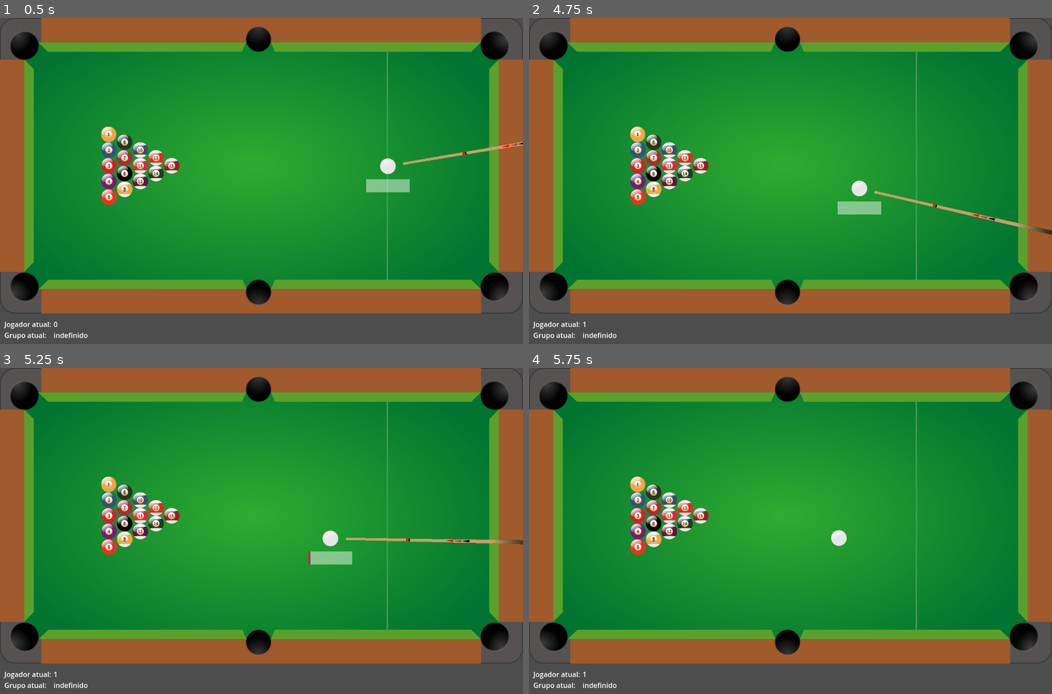
Above: before the commit, frames 1-4 (two rows, left to right).
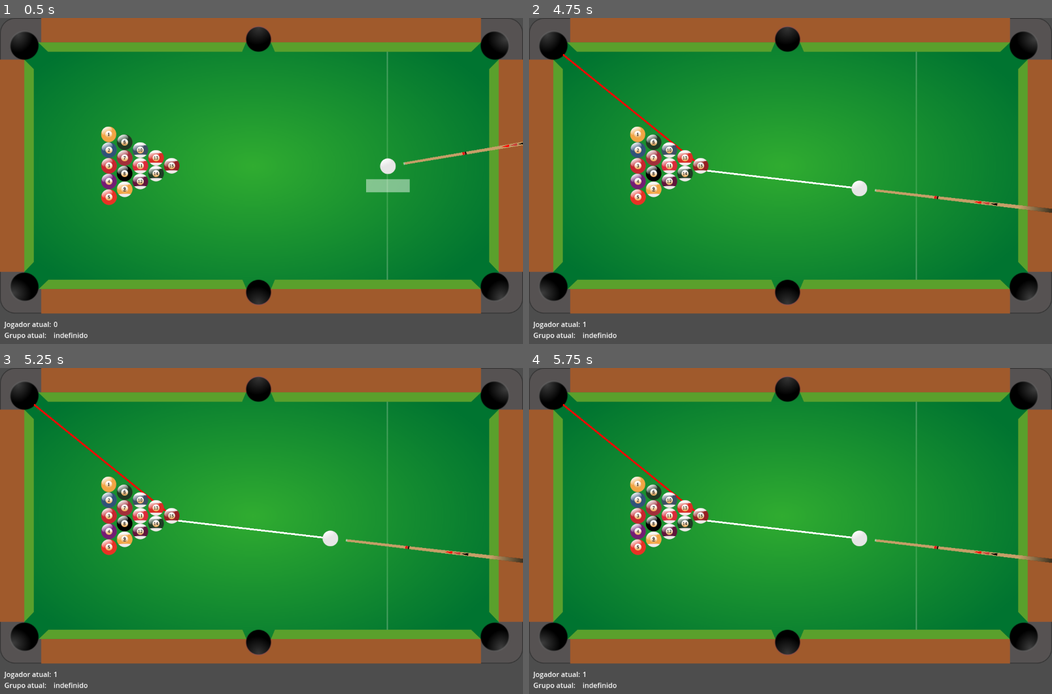
Above: after the commit, the same moments.

Repository: MathiasRLuz/Sinuca--8-Ball-Pool-
Game: Godot game, scene res://scenes/main.tscn
Two runs of this game, one before a commit and one after it. Both use one fixed random seed, a clock stepped at 60 frames per second and the inputs below.
Inputs (mouse positions are in pixels of both pictures, inside the frame that each line leads up to):
- Up to frame 1 (0.5 s): no input
- Up to frame 2 (4.75 s): tap Enter at 0.5, 4.25 s; move the mouse to (905, 171) at 0.52 s; click (905, 171) at 0.67 s; move the mouse to (685, 203) at 1.27 s; click (685, 203) at 1.42 s; move the mouse to (842, 112) at 2.02 s; click (842, 112) at 2.17 s; tap Space at 2.75 s; move the mouse to (764, 255) at 2.77 s; click (764, 255) at 2.92 s; move the mouse to (947, 239) at 3.52 s; click (947, 239) at 3.67 s; move the mouse to (633, 135) at 4.27 s; click (633, 135) at 4.42 s
- Up to frame 3 (5.25 s): tap Space at 5 s; move the mouse to (287, 537) at 5.02 s; click (287, 537) at 5.17 s
- Up to frame 4 (5.75 s): no input

Frame 1 is identical in both runs. In frame 2, 1.5% of the frame differs, in the area x 6-100%, y 11-67%; in frame 3, 1.5%; in frame 4, 1.0%.

Commit message:
AI bug fixing

Diff:
--- a/scenes/PowerBar.gd
+++ b/scenes/PowerBar.gd
@@ -1,11 +1,14 @@
 extends ProgressBar
 
-
+var max_power = 0
 # Called when the node enters the scene tree for the first time.
 func _ready():
-	pass # Replace with function body.
-
+	max_power = get_parent().MAX_POWER
 
 # Called every frame. 'delta' is the elapsed time since the previous frame.
 func _process(_delta):
-	value = $"../Taco".power * (100 / get_parent().MAX_POWER)
+	var power = $"../Taco".power
+	if power > max_power:
+		power = max_power
+
+	value = power * 100/max_power
--- a/scenes/main.gd
+++ b/scenes/main.gd
@@ -1,16 +1,18 @@
 extends Node
 
 @export var ball_scene : PackedScene
+@onready var shapecast = $ShapeCast2D
 
 var ball_images := []
 var cue_ball
 const START_POS := Vector2(890,340)
-const MAX_POWER := 30
+const MAX_POWER := 40
 const MOVE_THRESHOLD := 5.0
 var taking_shot : bool
 var cue_ball_potted : bool
 var potted := []
-
+var all_potted := []
+var ball_radius = 18.0
 var mesa_aberta : bool = true
 var jogador_atual : int = 0 # 0 jogador, 1 bot
 var grupo_jogador : int = 0 # 0 indefinido, 1 menores, 2 maiores
@@ -20,11 +22,16 @@
 var primeira_bola_batida: int = 0
 var moveram: bool = false
 var derrubou_a_8_por_ultimo: bool = false
+var buracos := []
 
 # Called when the node enters the scene tree for the first time.
 func _ready():
+	hide_cue()
+	all_potted = []
 	randomize()  # Garante que a semente do gerador de números aleatórios seja diferente a cada execução
 	jogador_atual = randi() % 2  # Retorna 0 ou 1 aleatoriamente
+	for hole in $Mesa/buracos.get_children():
+		buracos.append(hole)
 	load_images()
 	new_game()
 	$Mesa/buracos.body_entered.connect(potted_ball)
@@ -51,6 +58,7 @@
 
 func remove_bola(bola):
 	print("Remover bola " + str(bola))
+	all_potted.append(bola)
 	if bola>8:
 		grupo_maior.erase(bola)
 		print(grupo_maior)
@@ -90,7 +98,6 @@
 		$"Fim de jogo".text = "Jogador 1 venceu"
 	set_process(false)
 
-
 func load_images():
 	for i in range(1,17,1):
 		var filename = str("res://assets/ball_",i,".png")
@@ -100,7 +107,6 @@
 func new_game():
 	generate_balls()
 	reset_cue_ball()
-	show_cue()
 
 func generate_balls():
 	var count : int = 0
@@ -120,6 +126,7 @@
 
 func remove_cue_ball():
 	var old_b = cue_ball
+	shapecast.reparent($".")
 	remove_child(old_b)
 	old_b.queue_free()
 
@@ -131,10 +138,136 @@
 	taking_shot = false
 	cue_ball.get_node("Area2D").connect("body_entered", Callable(self, "_on_CueBall_area_entered"))
 	cue_ball.continuous_cd = true  # Ativa o CCD
+	shapecast.reparent(cue_ball)
 
 func _on_CueBall_area_entered(body):
-	if body.is_in_group("bolas") && primeira_bola_batida == 0 && body.name != "Bola":
+	if body.is_in_group("bolas") && primeira_bola_batida == 0 && body.name != "Bola" && grupo_jogador != 0:
 		primeira_bola_batida = body.name.to_int()
+
+func get_better_ball():
+	var permitted_balls := []
+	var ball_nearest_to_hole = null
+	var ball_nearest_to_hole_distance = INF
+	var clear_shot_balls := []
+	var best_collision_point = null
+	var smallest_angle = INF
+	for b in get_tree().get_nodes_in_group("bolas"):
+		if b.name != "Bola":
+			if is_ball_permitted(b.name.to_int()):
+				var ball = [b.name.to_int(), b.position]
+				permitted_balls.append(ball)
+	for b in permitted_balls:
+		for hole in buracos:
+			var hole_position = hole.to_global(hole.get_child(0).position)
+			var pocket_direction = (hole_position - b[1]).normalized()
+			var contact_point = b[1] - pocket_direction * ball_radius
+			var white_to_ball = (b[1] - cue_ball.position).normalized()
+			var ball_to_pocket = (hole_position - contact_point).normalized()
+			# Calcule o ângulo entre os dois vetores
+			var angle_radians = ball_to_pocket.angle_to(white_to_ball)
+			# Converta para graus, se necessário
+			var angle_degrees = rad_to_deg(angle_radians)
+			#print("Ball: ", b[0], " Hole: ", hole.name, " Angle: ", angle_degrees)
+			if check_clear_shot(b[0],contact_point): #&& abs(angle_degrees) > 90:
+				clear_shot_balls.append(b)
+				if abs(angle_degrees) < smallest_angle:
+					$Line2D2.clear_points()
+					$Line2D2.add_point(contact_point)
+					$Line2D2.add_point(hole_position)
+					$Line2D2.visible = true
+					best_collision_point = contact_point
+					ball_nearest_to_hole = b
+					smallest_angle = abs(angle_degrees)
+	return ([ball_nearest_to_hole,clear_shot_balls,best_collision_point])
+
+func check_clear_shot(ball_number, contact_point: Vector2):
+	# Defina a posição de origem do shapecast2D
+	shapecast.position = Vector2.ZERO
+	# Calcule o vetor de direção e distância para o shapecast2d
+	shapecast.target_position = shapecast.to_local(contact_point)
+	# Habilite o RayCast2D para começar a detectar colisões
+	shapecast.enabled = true
+	shapecast.force_shapecast_update()
+	# Verifique se há uma colisão
+	if shapecast.is_colliding():
+		# Obtenha o objeto colidido
+		var collider = shapecast.get_collider(0)
+		# qual será a primeira colisão
+		#print(shapecast.position,shapecast.target_position,collider.name)
+		shapecast.enabled = false
+		if collider.name == str(ball_number):
+			return true
+	else:
+		shapecast.enabled = false
+		return false
+
+func get_nearest_hole(ball_position):
+	var nearest_distance = INF
+	var nearest_hole = null
+	for hole in buracos:
+		var distance = ball_position.distance_to(hole.position)
+		if distance < nearest_distance:
+			nearest_distance = distance
+			nearest_hole = hole
+	return [nearest_hole,nearest_distance]
+
+func is_ball_permitted(ball):
+	if all_potted.has(ball):
+		return false
+	if grupo_jogador == 0: #todas permitidas, menos 8
+		if ball != 8:
+			return true
+	else:
+		if jogador_atual == 0:
+			if grupo_jogador == 1: # jogador com as menores
+				if grupo_menor.size() > 0:
+					if ball < 8:
+						return true
+				else:
+					if ball == 8:
+						return true
+			if grupo_jogador == 2: # jogador com as maiores
+				if grupo_maior.size() > 0:
+					if ball > 8:
+						return true
+				else:
+					if ball == 8:
+						return true
+		else:
+			if grupo_jogador == 2: # jogador com as maiores, bot com as menores
+				if grupo_menor.size() > 0:
+					if ball < 8:
+						return true
+				else:
+					if ball == 8:
+						return true
+			if grupo_jogador == 1: # jogador com as menores, bot com as maiores
+				if grupo_maior.size() > 0:
+					if ball > 8:
+						return true
+				else:
+					if ball == 8:
+						return true
+
+func vez_bot():
+	var better_ball = get_better_ball() # [ball_nearest_to_hole,clear_shot_balls,best_collision_point]
+	print("Betterball: ",better_ball)
+	if better_ball[2] != null:
+		$Taco.position = cue_ball.position
+		$Taco.show()
+		var dir = better_ball[2] - cue_ball.position
+		$Taco.look_at(better_ball[2])
+		$Line2D.clear_points()
+		$Line2D.add_point(cue_ball.position)
+		$Line2D.add_point(better_ball[2])
+		$Line2D.visible = true
+		await get_tree().create_timer(5).timeout
+		var power = MAX_POWER * dir.normalized() * $Taco.power_multiplier
+		cue_ball.apply_central_impulse(power)
+		$Line2D.visible = false
+		$Line2D2.visible = false
+	else:
+		show_cue()
 
 func show_cue():
 	$Taco.position = cue_ball.position
@@ -144,6 +277,12 @@
 	$PowerBar.position.y = cue_ball.position.y + $PowerBar.size.y
 	$Taco.set_process(true)
 
+func inicia_vez():
+	if jogador_atual == 1:
+		vez_bot()
+	else:
+		show_cue()
+
 func hide_cue():
 	$Taco.set_process(false)
 	$Taco.hide()
@@ -155,7 +294,7 @@
 
 	potted = []
 	taking_shot = true
-	show_cue()
+	inicia_vez()
 	primeira_bola_batida = 0
 	foi_falta = false
 
@@ -176,16 +315,18 @@
 		if cue_ball_potted:
 			if derrubou_a_8_por_ultimo: # a branca caiu depois de ter derrubado a 8
 				fim_de_partida(1-jogador_atual)
+				return
 			if grupo_jogador != 0: foi_falta = true
 			reset_cue_ball()
 			cue_ball_potted = false
 		else:
 			if derrubou_a_8_por_ultimo:
 				fim_de_partida(jogador_atual)
+				return
 
 		if moveram: # bolas pararam após a tacada
-			if bateu_primeiro_em_bola_proibida(primeira_bola_batida):
-				if grupo_jogador != 0: foi_falta = true
+			if (primeira_bola_batida == 0 and grupo_jogador != 0) or (primeira_bola_batida != 0 && bateu_primeiro_em_bola_proibida(primeira_bola_batida)):
+				foi_falta = true
 
 		if not taking_shot:
 			if foi_falta:
@@ -235,24 +376,34 @@
 		if grupo_jogador == 1: # o grupo do jogador são as menores
 			if grupo_menor.size() > 0: # jogador perde, pois derrubou a 8 quando nem todas as bolas de seu grupo foram encaçapadas
 				fim_de_partida(1) # bot vence
+				return
 			else:
 				derrubou_a_8_por_ultimo = true
 		elif grupo_jogador == 2: # o grupo do jogador são as maiores
 			if grupo_maior.size() > 0: # jogador perde, pois derrubou a 8 quando nem todas as bolas de seu grupo foram encaçapadas
 				fim_de_partida(1) # bot vence
+				return
 			else:
 				derrubou_a_8_por_ultimo = true
+		else: # sem grupos definidos, jogador perde
+			fim_de_partida(1) # bot vence
+			return
 	else: # vez do bot
 		if grupo_jogador == 1: # o grupo do jogador são as menores, grupo do bot são as maiores
 			if grupo_maior.size() > 0: # bot perde, pois derrubou a 8 quando nem todas as bolas de seu grupo foram encaçapadas
 				fim_de_partida(0) # jogador vence
+				return
 			else:
 				derrubou_a_8_por_ultimo = true
 		elif grupo_jogador == 2: # o grupo do jogador são as maiores, grupo do bot são as menores
 			if grupo_menor.size() > 0: # bot perde, pois derrubou a 8 quando nem todas as bolas de seu grupo foram encaçapadas
 				fim_de_partida(0) # jogador vence
+				return
 			else:
 				derrubou_a_8_por_ultimo = true
+		else: # sem grupos definidos, bot perde
+			fim_de_partida(0) # jogador vence
+			return
 
 func potted_ball(body):
 	if body == cue_ball:
@@ -261,14 +412,11 @@
 	else:
 		print(body.name)
 		var bola = body.name.to_int()
-		if grupo_jogador == 0: # grupos indefinidos
-			if bola == 8:
-				return
-			else:
-				define_grupos(bola)
 		if bola == 8:
 			bola_8_derrubada()
-		elif bola>8: # grupo maiores
+		if grupo_jogador == 0: # grupos indefinidos
+			define_grupos(bola)
+		if bola>8: # grupo maiores
 			grupo_maior.erase(bola)
 			print(grupo_maior)
 		else: # grupo menores
@@ -277,6 +425,7 @@
 		if bola_adversaria(bola):
 			foi_falta = true
 		potted.append(body)
+		all_potted.append(bola)
 		var b_sprite = Sprite2D.new()
 		add_child(b_sprite)
 		b_sprite.texture = body.get_node("Sprite2D").texture
--- a/scenes/main.tscn
+++ b/scenes/main.tscn
@@ -11,6 +11,9 @@
 
 [sub_resource type="StyleBoxFlat" id="StyleBoxFlat_m1iqg"]
 bg_color = Color(0.909804, 0, 0.254902, 1)
+
+[sub_resource type="CircleShape2D" id="CircleShape2D_lmf8b"]
+radius = 18.0
 
 [node name="Main" type="Node"]
 script = ExtResource("1_osuje")
@@ -66,4 +69,25 @@
 offset_right = 118.0
 offset_bottom = 762.0
 
+[node name="RayCast2D" type="RayCast2D" parent="."]
+visible = false
+position = Vector2(891, 340)
+enabled = false
+exclude_parent = false
+target_position = Vector2(-800, 0)
+
+[node name="ShapeCast2D" type="ShapeCast2D" parent="."]
+position = Vector2(890, 340)
+enabled = false
+shape = SubResource("CircleShape2D_lmf8b")
+target_position = Vector2(-506, -16)
+
+[node name="Line2D" type="Line2D" parent="."]
+visible = false
+width = 4.0
+
+[node name="Line2D2" type="Line2D" parent="."]
+width = 4.0
+default_color = Color(1, 0, 0, 1)
+
 [connection signal="shoot" from="Taco" to="." method="_on_taco_shoot"]
--- a/scenes/mesa.tscn
+++ b/scenes/mesa.tscn
@@ -2,8 +2,8 @@
 
 [ext_resource type="Texture2D" uid="uid://e1drkbdgnvnf" path="res://assets/table.png" id="1_x37cw"]
 
-[sub_resource type="RectangleShape2D" id="RectangleShape2D_5d0fl"]
-size = Vector2(293, 289)
+[sub_resource type="CircleShape2D" id="CircleShape2D_r7gxe"]
+radius = 20.0
 
 [node name="Mesa" type="Sprite2D"]
 texture_filter = 1
@@ -14,11 +14,11 @@
 
 [node name="CollisionPolygon2D" type="CollisionPolygon2D" parent="paredes"]
 position = Vector2(157, 43)
-polygon = PackedVector2Array(-68, 12, -48, 34, 399, 34, 407, 12, 404, -264, -70, -264)
+polygon = PackedVector2Array(-68, 12, -48, 34, 399, 34, 407, 12, 404, -264, -70, -264, -382, -249, -379, 79, -138, 58, -141, -15, -68.2856, -27.4184)
 
 [node name="CollisionPolygon2D2" type="CollisionPolygon2D" parent="paredes"]
 position = Vector2(687, 43)
-polygon = PackedVector2Array(-65, 12, -57, 34, 396, 34, 415, 14, 414, -264, -70, -264)
+polygon = PackedVector2Array(-65, 12, -57, 34, 396, 34, 415, 14, 414, -264, -138, -268, -126, -25, -66, -22)
 
 [node name="CollisionPolygon2D3" type="CollisionPolygon2D" parent="paredes"]
 position = Vector2(36, 511)
@@ -28,43 +28,59 @@
 [node name="CollisionPolygon2D4" type="CollisionPolygon2D" parent="paredes"]
 position = Vector2(1157, 165)
 rotation = 1.56852
-polygon = PackedVector2Array(-70.0317, 13.8409, -49.0773, 33.8888, 395.922, 34.9019, 417.969, 13.952, 418.595, -261.047, -70, -264)
+polygon = PackedVector2Array(-70.0317, 13.8409, -49.0773, 33.8888, 395.922, 34.9019, 417.969, 13.952, 418.595, -261.047, -406.368, -277.926, -384.142, 62.1257, -140.129, 56.6812, -131.968, -14.3004, -79.9543, -20.182)
 
 [node name="CollisionPolygon2D5" type="CollisionPolygon2D" parent="paredes"]
 position = Vector2(1031, 636)
 rotation = -3.13777
-polygon = PackedVector2Array(-71.9459, 14.2749, -49.866, 35.1907, 398.131, 33.4792, 410.051, 12.4335, 414, -264, -80.0079, -263.696)
+polygon = PackedVector2Array(-71.9459, 14.2749, -49.866, 35.1907, 398.131, 33.4792, 410.051, 12.4335, 414, -264, -400.071, -279.473, -426.592, 107.632, -139.758, 63.5347, -146.041, -10.4418, -81.0758, -19.6902)
 
 [node name="CollisionPolygon2D6" type="CollisionPolygon2D" parent="paredes"]
 position = Vector2(480, 636)
 rotation = -3.13946
 scale = Vector2(0.942655, 0.911074)
-polygon = PackedVector2Array(-90.139, 15.5651, -80.5441, 38.5937, 391.526, 37.5538, 415, 14, 414, -264, -88.5933, -264.328)
+polygon = PackedVector2Array(-90.139, 15.5651, -80.5441, 38.5937, 391.526, 37.5538, 415, 14, 414.874, -20.9877, 484.77, -15.3386, 488.147, 79.0483, 763.977, 85.0253, 785.519, -271.745, -161.864, -299.29, -158.116, -24.8961, -89.1596, -23.9506)
 
 [node name="buracos" type="Area2D" parent="."]
 
-[node name="CollisionShape2D" type="CollisionShape2D" parent="buracos"]
-position = Vector2(-85, -79)
-shape = SubResource("RectangleShape2D_5d0fl")
+[node name="TL" type="CollisionShape2D" parent="buracos"]
+position = Vector2(49, 54)
+shape = SubResource("CircleShape2D_r7gxe")
 
-[node name="CollisionShape2D2" type="CollisionShape2D" parent="buracos"]
-position = Vector2(1280, -82)
-shape = SubResource("RectangleShape2D_5d0fl")
+[node name="Alvo" type="Node2D" parent="buracos/TL"]
+position = Vector2(29, 30)
 
-[node name="CollisionShape2D3" type="CollisionShape2D" parent="buracos"]
-position = Vector2(-91, 760)
-shape = SubResource("RectangleShape2D_5d0fl")
+[node name="TR" type="CollisionShape2D" parent="buracos"]
+position = Vector2(1143, 53)
+shape = SubResource("CircleShape2D_r7gxe")
 
-[node name="CollisionShape2D4" type="CollisionShape2D" parent="buracos"]
-position = Vector2(1280, 759)
-shape = SubResource("RectangleShape2D_5d0fl")
+[node name="Alvo" type="Node2D" parent="buracos/TR"]
+position = Vector2(-29, 31)
 
-[node name="CollisionShape2D5" type="CollisionShape2D" parent="buracos"]
-position = Vector2(593, 776)
-scale = Vector2(0.119985, 1)
-shape = SubResource("RectangleShape2D_5d0fl")
+[node name="BL" type="CollisionShape2D" parent="buracos"]
+position = Vector2(49, 626)
+shape = SubResource("CircleShape2D_r7gxe")
 
-[node name="CollisionShape2D6" type="CollisionShape2D" parent="buracos"]
-position = Vector2(593, -102)
-scale = Vector2(0.119985, 1)
-shape = SubResource("RectangleShape2D_5d0fl")
+[node name="Alvo" type="Node2D" parent="buracos/BL"]
+position = Vector2(28, -31)
+
+[node name="BR" type="CollisionShape2D" parent="buracos"]
+position = Vector2(1143, 626)
+shape = SubResource("CircleShape2D_r7gxe")
+
+[node name="Alvo" type="Node2D" parent="buracos/BR"]
+position = Vector2(-26, -31)
+
+[node name="TM" type="CollisionShape2D" parent="buracos"]
+position = Vector2(592, 41)
+shape = SubResource("CircleShape2D_r7gxe")
+
+[node name="Alvo" type="Node2D" parent="buracos/TM"]
+position = Vector2(-1, 34)
+
+[node name="BM" type="CollisionShape2D" parent="buracos"]
+position = Vector2(594, 638)
+shape = SubResource("CircleShape2D_r7gxe")
+
+[node name="Alvo" type="Node2D" parent="buracos/BM"]
+position = Vector2(0, -33)
--- a/scenes/taco.gd
+++ b/scenes/taco.gd
@@ -1,9 +1,10 @@
 extends Sprite2D
-
 signal shoot
 var power : float = 0.0
 var power_direction : int = 1
 @export var power_multiplier : int
+@onready var raycast = $"../RayCast2D"
+
 # Called every frame. 'delta' is the elapsed time since the previous frame.
 func _process(_delta):
 	var mouse_pos := get_viewport().get_mouse_position()
Not shown, changed: export_presets.cfg
Binary file removed: game/index.apple-touch-icon.png
Not shown, removed: game/index.apple-touch-icon.png.import
Binary file removed: game/index.icon.png
Not shown, removed: game/index.icon.png.import
Binary file removed: game/index.png
Not shown, removed: game/index.png.import
Not shown: 1 places in scenes/main.tscn that only renumber resources
Not shown, changed: game.zip
Not shown, removed: game/index.audio.worklet.js
Not shown, removed: game/index.html
Not shown, removed: game/index.js
(and 4 more such lines)
